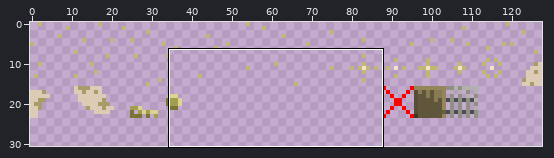
Sprite sheet: Python-pygame-RPG-tutorial/image/spriteSheet2.png. Above, an overview of the earlier version with the close-up marked.
Close-up. As it was:
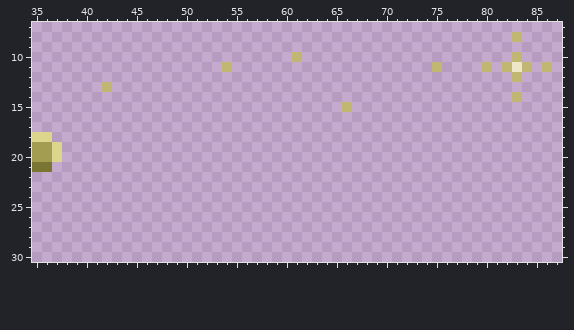
The file is 128x128 pixels. Shown: x 35..87, y 7..30. The old version is drawn lined up with the new one. The wide view leaves out empty margins.
After:
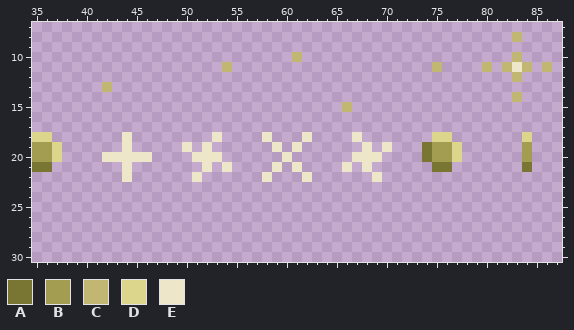
Palette (. is transparent): A #797532  B #a29d51  C #c2b772  D #dbd68b  E #ede6c8
Changes in this commit:
drawings rearranged on the sheet (the old picture shows each at its new place)
y 18: x 44 . -> E; x 53 . -> E; x 58 . -> E; x 62 . -> E; x 67 . -> E; x 75..76 .. -> DD; x 84 . -> D
y 19: x 44 . -> E; x 50 . -> E; x 52 . -> E; x 59 . -> E; x 61 . -> E; x 68 . -> E; x 70 . -> E; x 74..77 .... -> ABBD; x 84 . -> B
y 20: x 42..46 ..... -> EEEEE; x 51..53 ... -> EEE; x 60 . -> E; x 67..69 ... -> EEE; x 74..77 .... -> ABBD; x 84 . -> B
y 21: x 44 . -> E; x 52 . -> E; x 54 . -> E; x 59 . -> E; x 61 . -> E; x 66 . -> E; x 68 . -> E; x 75..76 .. -> AA; x 84 . -> A
y 22: x 44 . -> E; x 51 . -> E; x 58 . -> E; x 62 . -> E; x 69 . -> E
